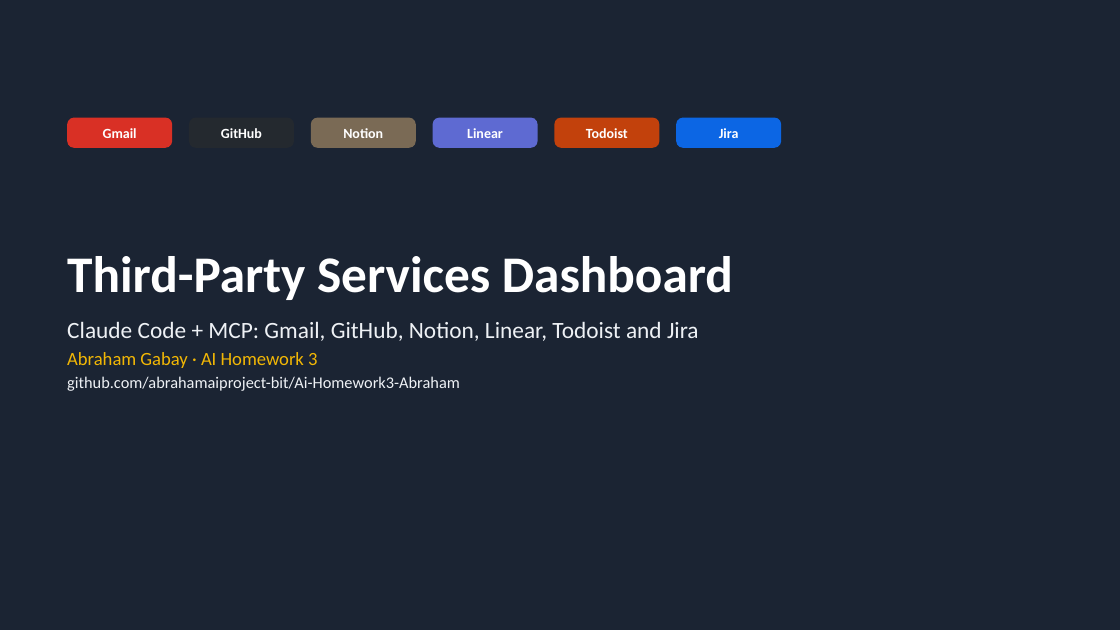
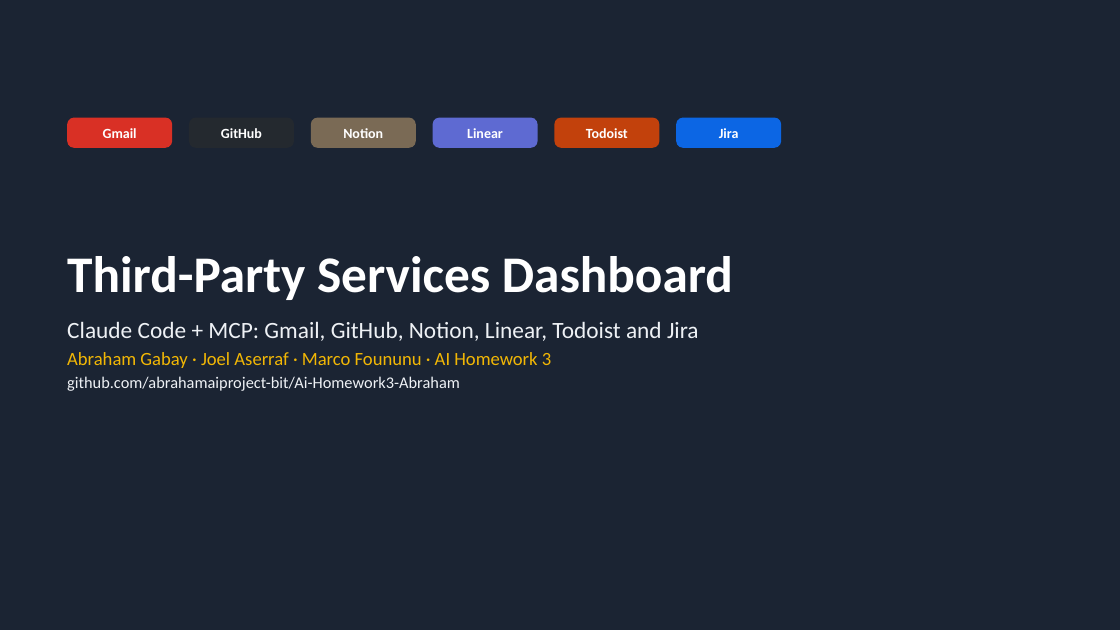
Before and after one commit to abrahamaiproject-bit/Ai-Homework3-Abraham, a slide deck: slide 1 of Homework3_Presentation.pptx. Drawn at 1120x630 pixels with LibreOffice and Linux fonts; fonts in the diff are those of the drawing. Boxes give left, top, right and bottom in pixels: in the first picture for what was removed or moved away, otherwise in the second. Text is boxed around its words. In the diff, an @@ line names an element or a change of style, - is before the commit and + after.

Commit message:
Add team section, team slide and 6-service updates

```diff
--- a/Homework3_Presentation.pptx
+++ b/Homework3_Presentation.pptx
@@ text at box(67, 352, 551, 368): text changed @@
-Abraham Gabay · AI Homework 3
+Abraham Gabay · Joel Aserraf · Marco Foununu · AI Homework 3
```
Also in this commit, not shown: 1 other slide changed, 1 slide added, 2 other files.
